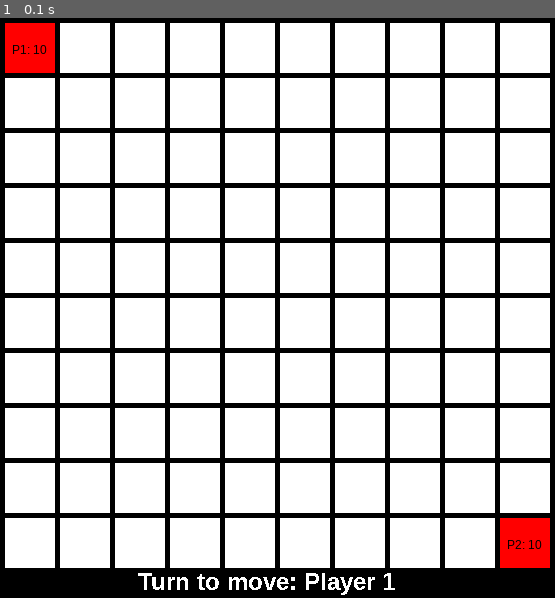
Above: before the commit, frame 1.
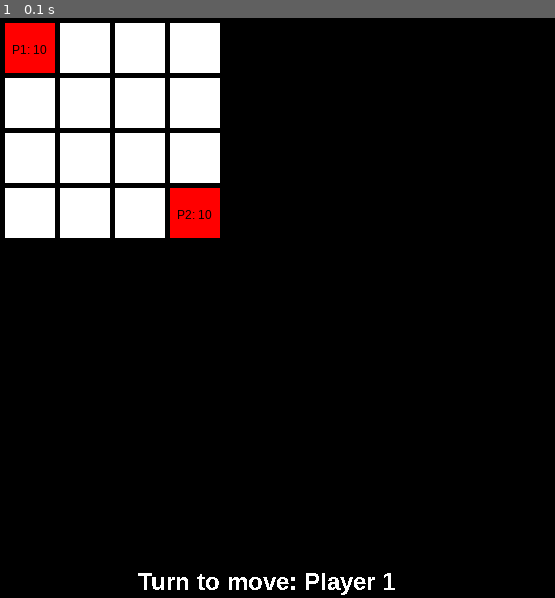
Above: after the commit, the same moment.

Repository: timofeev41/polytopia-pygame
Game: pygame game, started from game.py
Same seed, same stepped clock (60 frames per second), same inputs: the game is played once before the commit and once after it.
Inputs:
- Up to frame 1 (0.1 s): no input

The runs differ from the first frame. In frame 1, 66% of the frame differs, in the area x 0-100%, y 0-95%.

Commit message:
feat: integrated grid size const

Diff:
--- /dev/null
+++ b/config.py
@@ -0,0 +1 @@
+GRID_SIZE = 4
--- a/controllers/grid.py
+++ b/controllers/grid.py
@@ -1,3 +1,4 @@
+from config import GRID_SIZE
 from controllers.player import PlayerController
 from schemas.player import Player
 
@@ -19,9 +20,9 @@
     def _init_grid(self):
         """Create simple 10x10 grid."""
         grid = []
-        for row in range(10):
+        for row in range(GRID_SIZE):
             grid.append([])
-            for _ in range(10):
+            for _ in range(GRID_SIZE):
                 grid[row].append(None)
         return grid
 
--- a/controllers/move.py
+++ b/controllers/move.py
@@ -36,8 +36,11 @@
 
     def move(self, row, column):
         current_cell = GridController.get_by_xy(row, column)
+        previous_cell: Player | None = None
+        if self.selected_pos:
+            previous_cell = GridController.get_by_xy(*self.selected_pos)
         if not self.selected_pos:
-            if isinstance(current_cell, Player) and current_cell.id == 1:
+            if isinstance(current_cell, Player) and current_cell.id == self._turn_player_id:
                 self.selected_pos = (row, column)
                 print(f"Player {self._turn_player_id}: Selected cell {self.selected_pos} - {(row, column)}")
         else:
@@ -51,7 +54,7 @@
                 GridController.swap((row, column), self.selected_pos)
                 self.selected_pos = None
                 self._turn_player_id = PlayerController.get_next_player(self._turn_player_id).id
-            elif isinstance(current_cell, Player) and current_cell.id != 1:
+            elif isinstance(current_cell, Player) and previous_cell and previous_cell.id != current_cell.id:
                 if self.is_fight(initial_cell, current_cell):
                     print(f'Fight: {initial_cell} vs {current_cell}')
                     GridController.modify_player(row, column, initial_cell.power)
--- a/game.py
+++ b/game.py
@@ -1,4 +1,5 @@
 import pygame
+from config import GRID_SIZE
 
 from controllers.grid import create_game
 from controllers.move import MoveController
@@ -49,10 +50,8 @@
         move_queue_text, (WINDOW_SIZE[0] // 4, WINDOW_SIZE[1] - 30)
     )
 
-
-
-    for row in range(10):
-        for column in range(10):
+    for row in range(GRID_SIZE):
+        for column in range(GRID_SIZE):
             color = WHITE
             if isinstance(grid[row][column], Player):
                 color = RED
